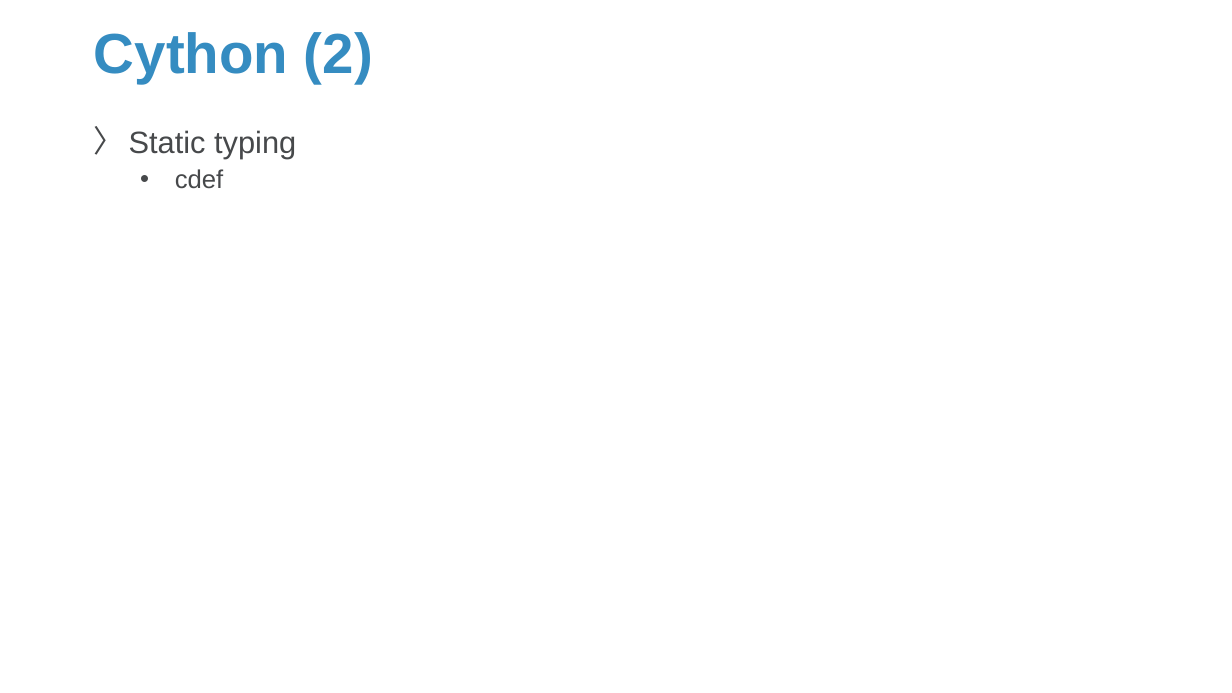
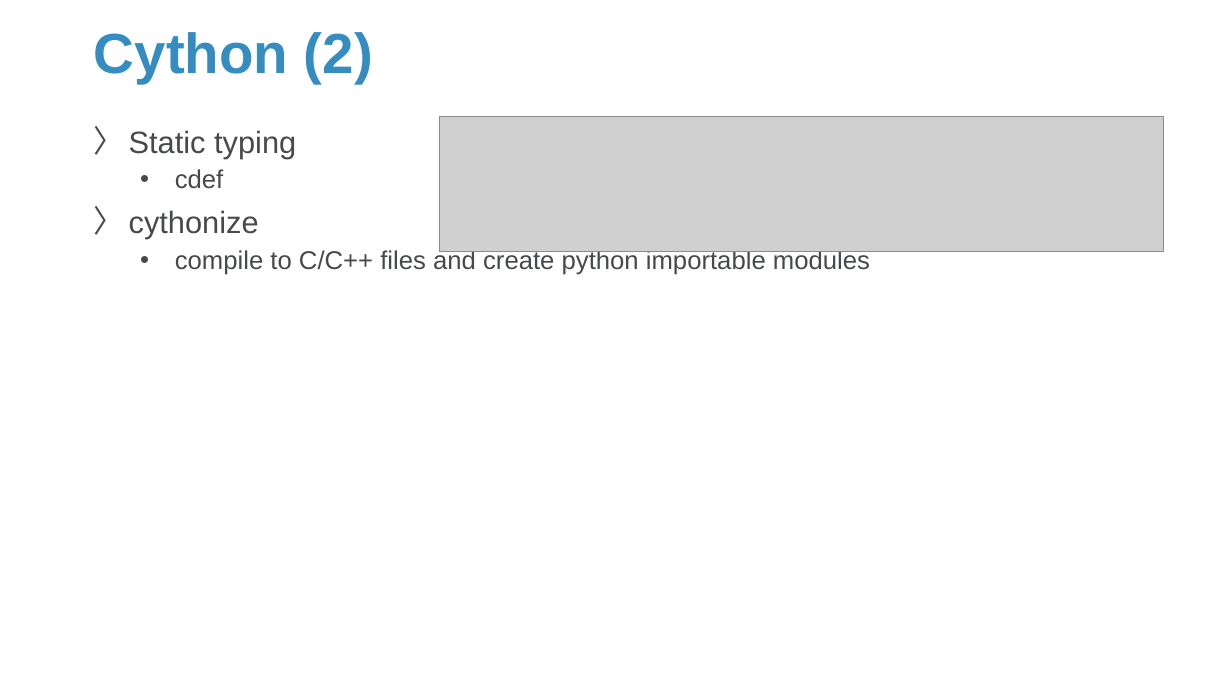
Before and after one commit to Sparks-Lu/TechNotes, a slide deck: slide 68 of Python/Python-Notes.pptx (slide 57 before the commit). Drawn at 1232x693 pixels with LibreOffice and Linux fonts; fonts in the diff are those of the drawing; grey boxes stand for pictures; background and template pictures are left out. Boxes give left, top, right and bottom in pixels: in the first picture for what was removed or moved away, otherwise in the second. Text is boxed around its words. In the diff, an @@ line names an element or a change of style, - is before the commit and + after.

```diff
--- a/Python/Python-Notes.pptx
+++ b/Python/Python-Notes.pptx
@@ picture added at [440, 116, 1165, 251] @@
@@ text at [129, 210, 870, 275]: paragraphs added @@
+〉 cythonize
+  • compile to C/C++ files and create python importable modules
```
Also in this commit, not shown: 13 other slides changed, 12 slides added, 23 other files.
